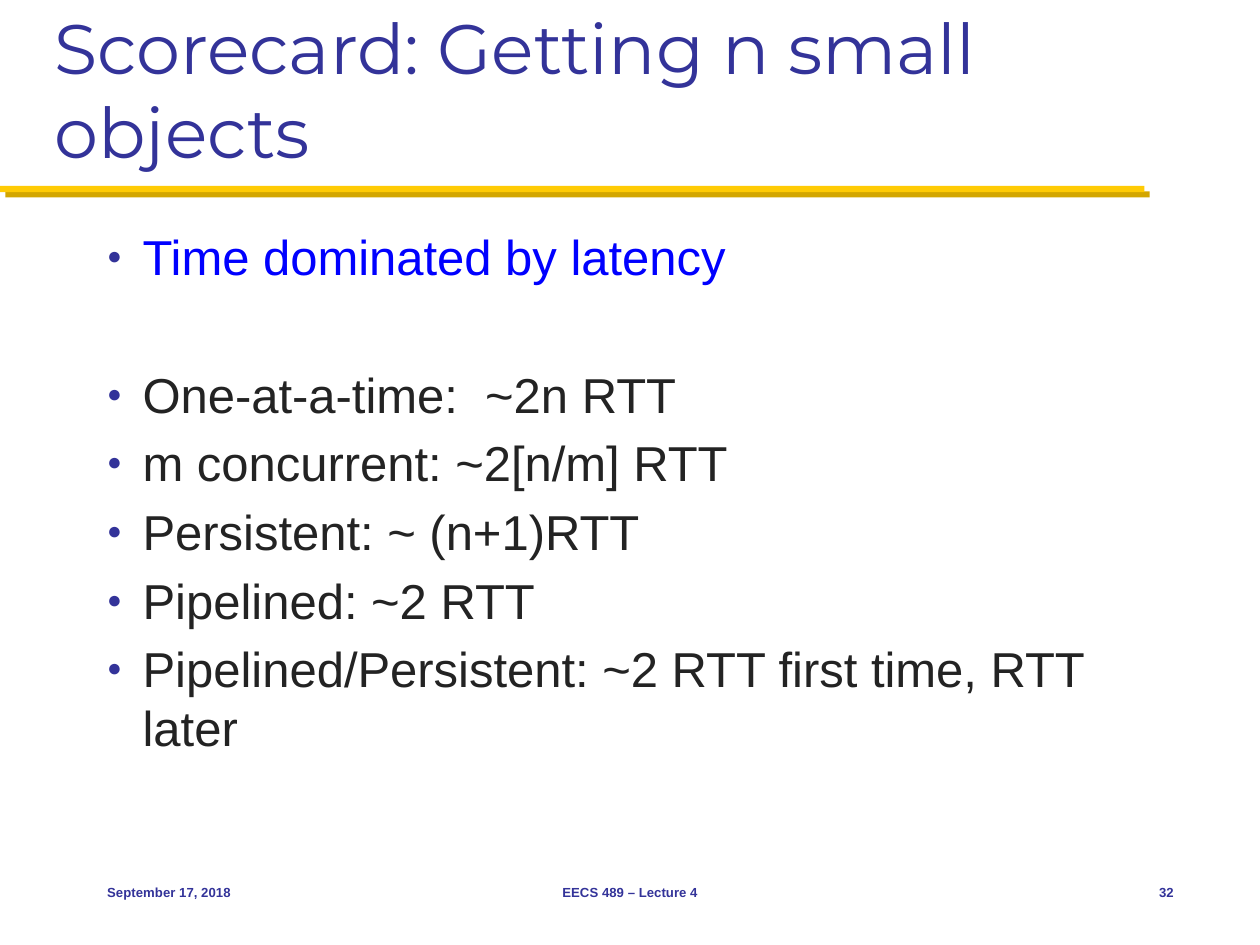
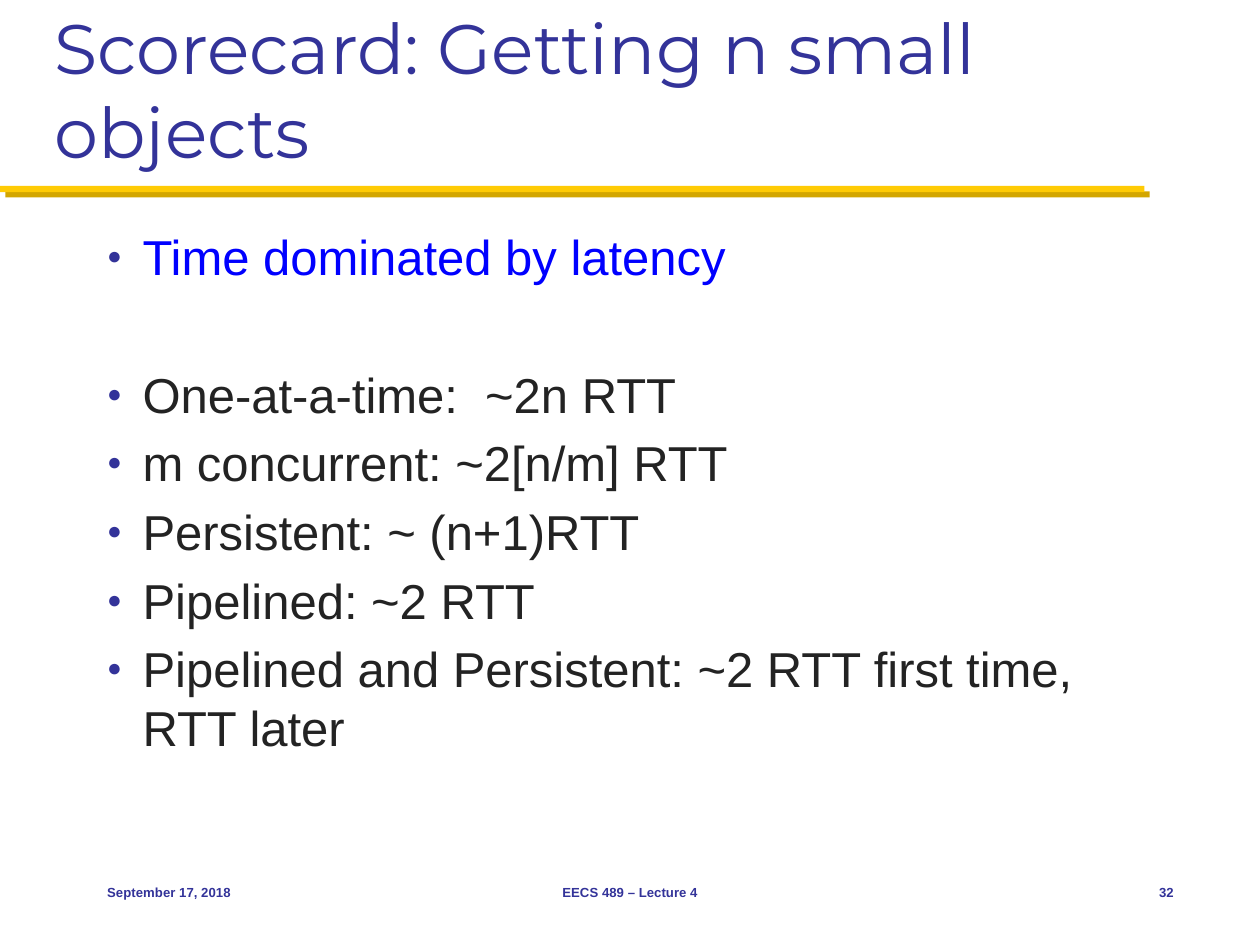
Before and after one commit to mosharaf/eecs489, a slide deck: slide 32 of Slides/091718.pptx. Drawn at 1260x945 pixels with LibreOffice and Linux fonts; fonts in the diff are those of the drawing. Boxes give left, top, right and bottom in pixels: in the first picture for what was removed or moved away, otherwise in the second. Text is boxed around its words. In the diff, an @@ line names an element or a change of style, - is before the commit and + after.

Commit message:
Lecture 4, slide 32: pipelined and persistent instead of pipelined/persistent

```diff
--- a/Slides/091718.pptx
+++ b/Slides/091718.pptx
@@ text at bbox=[143, 651, 1072, 747]: text changed @@
-● Pipelined/Persistent: ~2 RTT first time, RTT later
+● Pipelined and Persistent: ~2 RTT first time, RTT later
```
